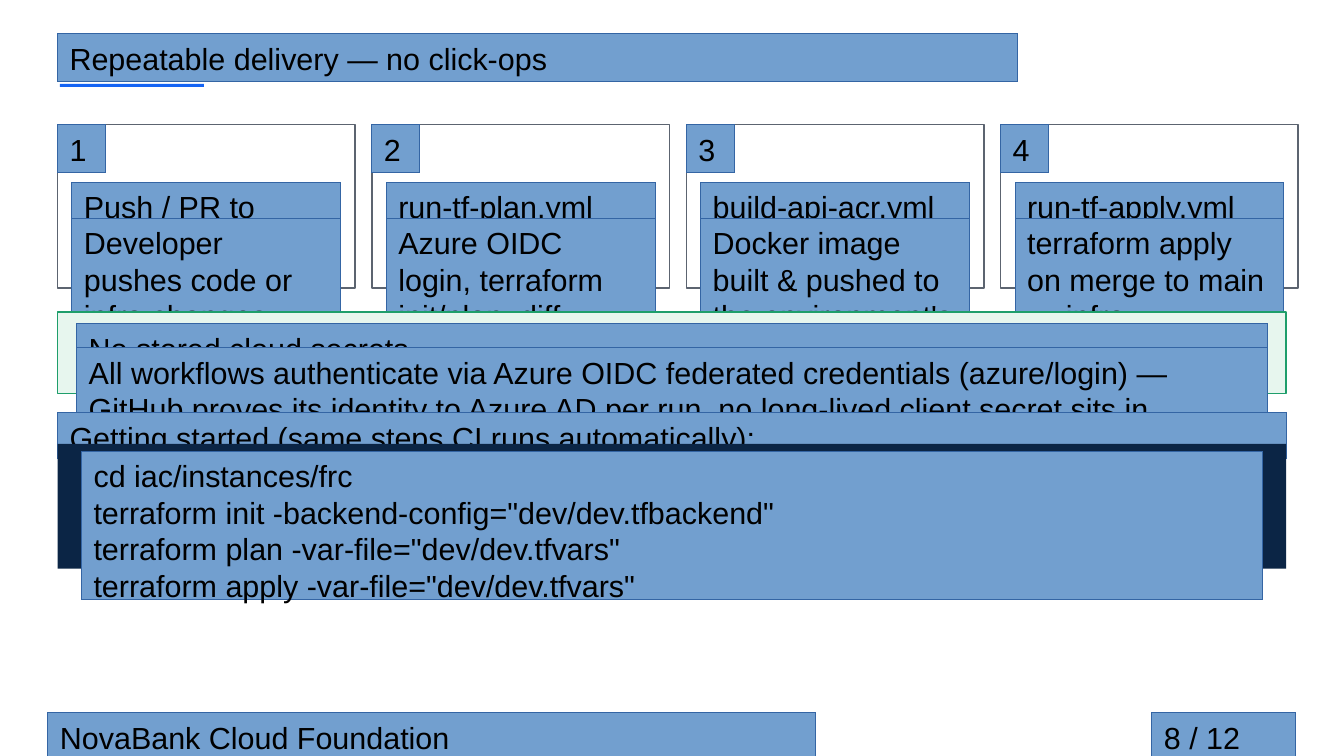
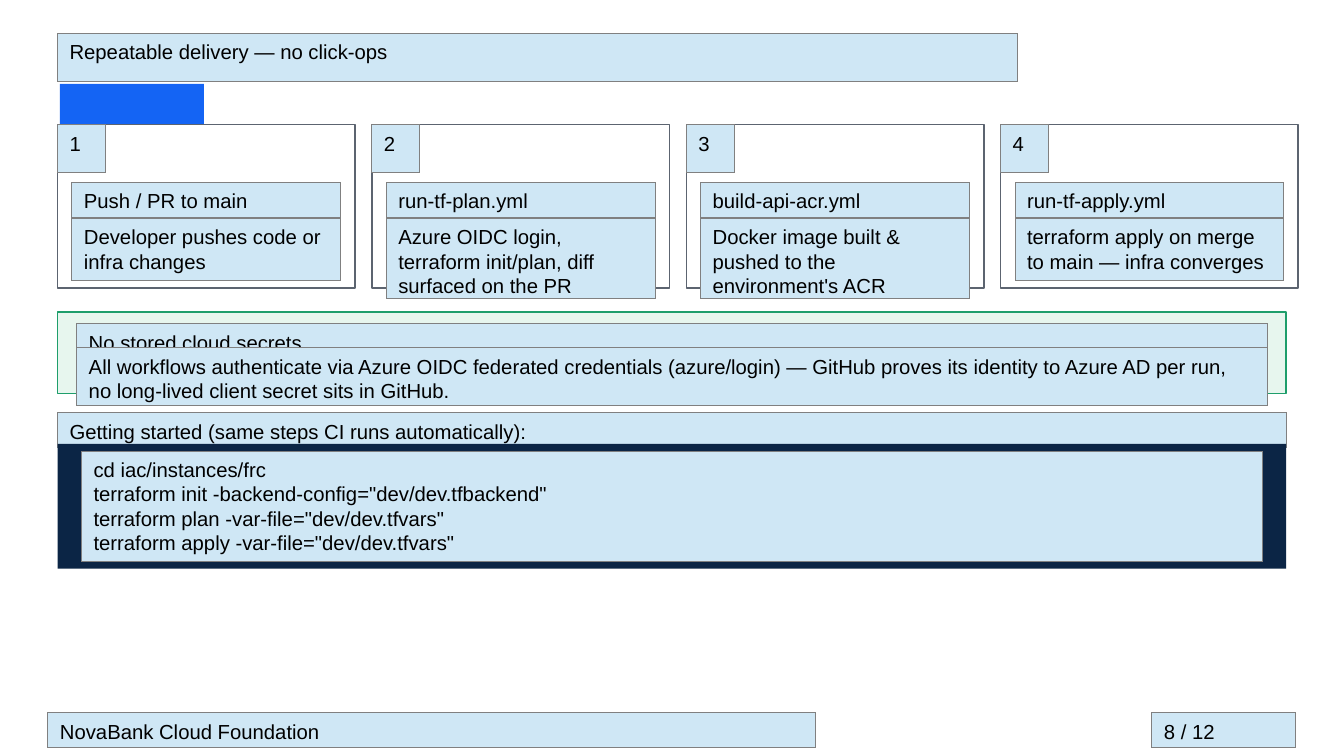
Before and after one commit to MetehanBolat/contoso-poc, a slide deck: slide 8 of slides/novabank-cloud-foundation.odp. Drawn at 1344x756 pixels with LibreOffice and Linux fonts; fonts in the diff are those of the drawing. Boxes give left, top, right and bottom in pixels: in the first picture for what was removed or moved away, otherwise in the second. Text is boxed around its words. In the diff, an @@ line names an element or a change of style, - is before the commit and + after.

Commit message:
slides updated, image version and path updated

```diff
--- a/slides/novabank-cloud-foundation.odp
+++ b/slides/novabank-cloud-foundation.odp
@@ rectangle resized from (x1=60, y1=84, x2=204, y2=87) to (x1=60, y1=84, x2=204, y2=130) @@
@@ rectangle "Push / PR to main" resized from (x1=72, y1=183, x2=340, y2=263) to (x1=72, y1=183, x2=340, y2=218) @@
@@ rectangle "run-tf-plan.yml" resized from (x1=387, y1=183, x2=655, y2=229) to (x1=387, y1=183, x2=655, y2=218) @@
@@ rectangle "build-api-acr.yml" resized from (x1=701, y1=183, x2=970, y2=229) to (x1=701, y1=183, x2=970, y2=218) @@
@@ rectangle "run-tf-apply.yml" resized from (x1=1016, y1=183, x2=1284, y2=229) to (x1=1016, y1=183, x2=1284, y2=218) @@
@@ rectangle "Developer pushes code or infra ..." resized from (x1=72, y1=218, x2=340, y2=333) to (x1=72, y1=218, x2=340, y2=281) @@
@@ size 18 to 12 pt; fill #729FCF to #CFE7F5; outline #3465A4 0 pt to #808080 0 pt in 19 elements at (x1=57, y1=34, x2=1017, y2=82), (x1=57, y1=124, x2=105, y2=172), (x1=372, y1=124, x2=420, y2=172), (x1=687, y1=124, x2=734, y2=172), (x1=1001, y1=124, x2=1049, y2=172), (x1=57, y1=413, x2=1287, y2=449), (x1=77, y1=324, x2=1267, y2=360), (x1=48, y1=713, x2=816, y2=749), (x1=387, y1=183, x2=655, y2=218), (x1=701, y1=183, x2=970, y2=218), (x1=1016, y1=183, x2=1284, y2=218), (x1=1153, y1=713, x2=1296, y2=749), (x1=82, y1=451, x2=1264, y2=562), (x1=77, y1=348, x2=1267, y2=405), (x1=72, y1=183, x2=340, y2=218), (x1=72, y1=218, x2=340, y2=281), (x1=701, y1=218, x2=970, y2=299), (x1=1016, y1=218, x2=1284, y2=281), (x1=387, y1=218, x2=655, y2=299) @@
@@ rectangle "Azure OIDC login, terraform init/plan, ..." resized from (x1=387, y1=218, x2=655, y2=401) to (x1=387, y1=218, x2=655, y2=299) @@
@@ rectangle "Docker image built & pushed ..." resized from (x1=701, y1=218, x2=970, y2=367) to (x1=701, y1=218, x2=970, y2=299) @@
@@ rectangle "terraform apply on merge to ..." resized from (x1=1016, y1=218, x2=1284, y2=367) to (x1=1016, y1=218, x2=1284, y2=281) @@
@@ rectangle "No stored cloud secrets" resized from (x1=77, y1=324, x2=1267, y2=371) to (x1=77, y1=324, x2=1267, y2=360) @@
@@ rectangle "All workflows authenticate via Azure ..." resized from (x1=77, y1=348, x2=1267, y2=462) to (x1=77, y1=348, x2=1267, y2=405) @@
@@ rectangle "Getting started (same steps CI ..." resized from (x1=57, y1=413, x2=1287, y2=460) to (x1=57, y1=413, x2=1287, y2=449) @@
@@ rectangle "cd iac/instances/frc" resized from (x1=82, y1=451, x2=1264, y2=600) to (x1=82, y1=451, x2=1264, y2=562) @@
@@ rectangle "NovaBank Cloud Foundation" resized from (x1=48, y1=713, x2=816, y2=756) to (x1=48, y1=713, x2=816, y2=749) @@
@@ rectangle "8 / 12" resized from (x1=1153, y1=713, x2=1296, y2=756) to (x1=1153, y1=713, x2=1296, y2=749) @@
```
Also in this commit, not shown: 11 other slides changed, 3 other files.
